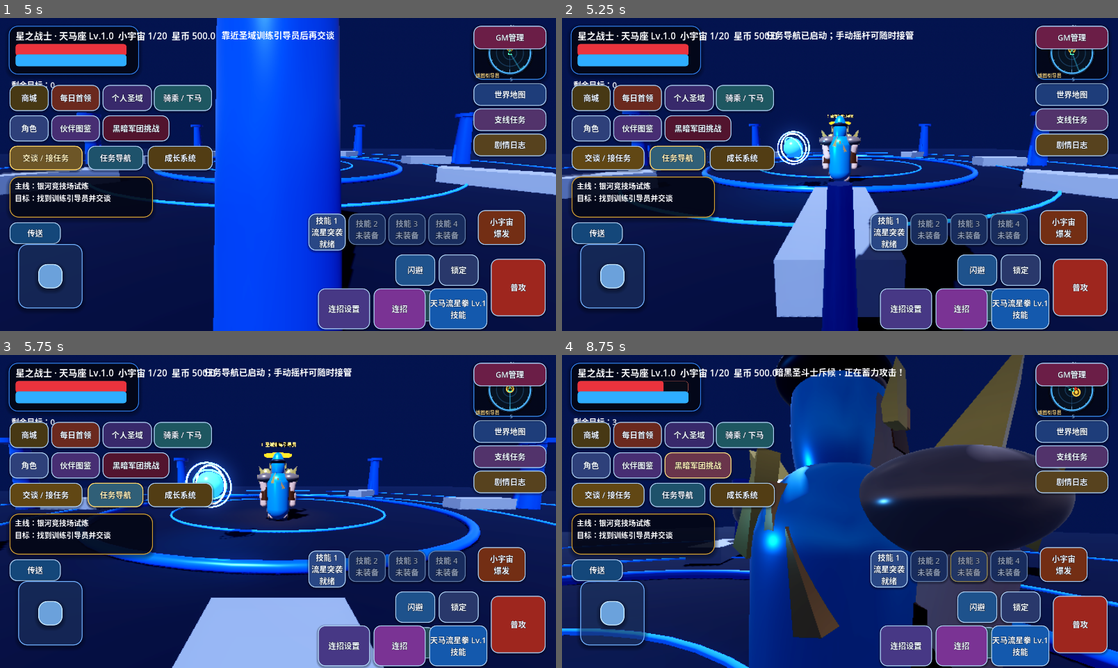
Above: before the commit, frames 1-4 (two rows, left to right).
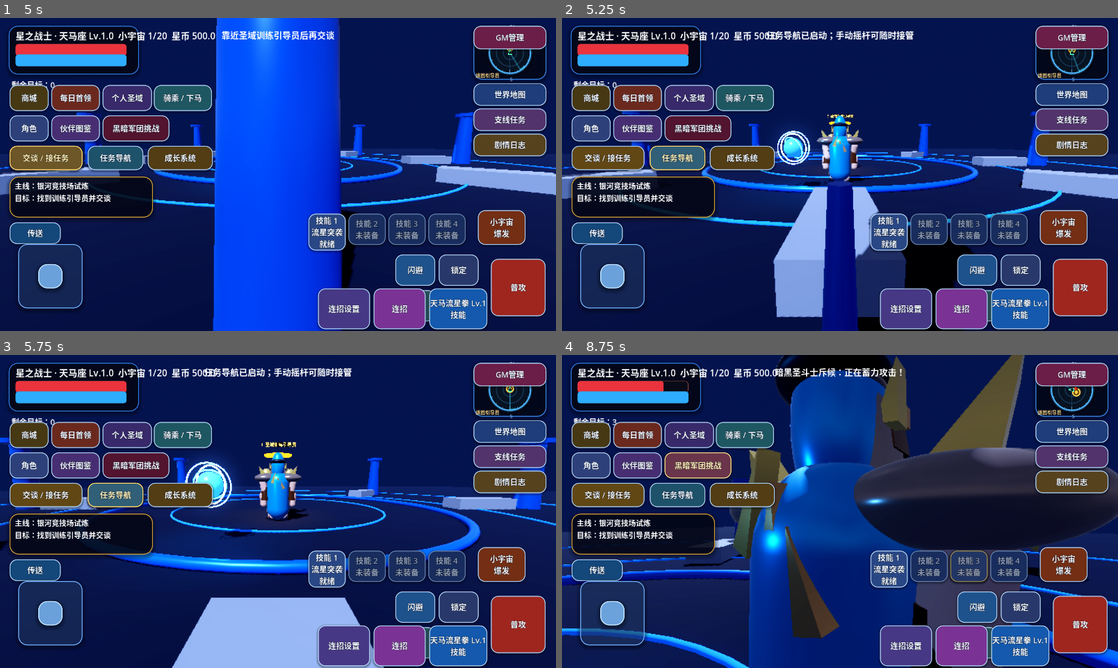
Above: after the commit, the same moments.

Repository: Qazwesrd/Saint-Seiya-Universe-War
Game: Godot game, scene res://scenes/main_menu.tscn
The game is run twice, just before and just after one commit, with the same random seed, the same clock (stepped at 60 frames per second) and the same inputs.
Inputs (mouse positions are in pixels of both pictures, inside the frame that each line leads up to):
- Up to frame 1 (5 s): click "开始新游戏 / 新建存档" at 0.5 s; click "开始新游戏 / 新建存档" at 1.25 s; click "继续游戏 / 存档管理" at 2 s; click "游戏设置" at 2.75 s; click "读取" at 3.5 s; click "交谈 / 接任务" at 4.25 s
- Up to frame 2 (5.25 s): click "任务导航" at 5 s
- Up to frame 3 (5.75 s): no input
- Up to frame 4 (8.75 s): tap Enter (ui_accept) at 5.75, 6.02, 6.32 s; move the mouse to (812, 574) at 5.77 s; hold Up (ui_up) 5.78-6.5 s; click (812, 574) at 5.92 s; drag from (1006, 558) to (812, 574) at 6.52 s; move the mouse to (673, 464) at 7.27 s; hold Left (ui_left) 7.28-8 s; drag from (867, 511) to (673, 464) at 8.02 s

Frame 1 is identical in both runs. In frame 2, less than 0.1% of the frame differs, in the area x 45-56%, y 37-52%; in frame 3, less than 0.1%; in frame 4, 2.4%, in the area x 30-100%, y 28-64%.

Commit message:
Apply five-part armor profiles to player armor geometry

Diff:
--- a/game/scripts/player.gd
+++ b/game/scripts/player.gd
@@ -653,6 +653,12 @@
     armor_visual_wear_profile = ArmorSystem.get_visual_wear_profile(ArmorSystem.get_condition_ratio())
     var stage_id := str(stage_state.get("current_stage", "bronze"))
     var stage_palette: Dictionary = CharacterVisualCatalog.get_stage_palette(stage_id, bool(stage_state.get("awakened", false)))
+    var armor_part_profiles: Dictionary = CharacterVisualCatalog.get_class_armor_part_profiles(class_id, stage_id, bool(stage_state.get("awakened", false)))
+    var head_part_scale: Vector3 = armor_part_profiles.get("head", {}).get("scale", Vector3.ONE)
+    var chest_part_scale: Vector3 = armor_part_profiles.get("chest", {}).get("scale", Vector3.ONE)
+    var arm_part_scale: Vector3 = armor_part_profiles.get("arms", {}).get("scale", Vector3.ONE)
+    var waist_part_scale: Vector3 = armor_part_profiles.get("waist", {}).get("scale", Vector3.ONE)
+    var leg_part_scale: Vector3 = armor_part_profiles.get("legs", {}).get("scale", Vector3.ONE)
     var stage_metal_color: Color = stage_palette.get("metal", armor_base_color)
     var stage_trim_color: Color = stage_palette.get("trim", accent)
     var bright: Color = stage_metal_color.lightened(0.22).lerp(armor_base_color, 0.16)
@@ -707,7 +713,7 @@
 
     # Layered torso plates: chest, abdomen, collar and a raised central crest.
     var chest := BoxMesh.new()
-    chest.size = Vector3(0.72 * silhouette_width * stage_structure, 0.54 * silhouette_height, 0.20)
+    chest.size = Vector3(0.72 * silhouette_width * stage_structure, 0.54 * silhouette_height, 0.20) * chest_part_scale
     _add_armor_piece(chest, Vector3(0.0, 1.28, -0.32), Vector3.ONE, bright, stage_metallic, "chest")
     var abdomen := BoxMesh.new()
     abdomen.size = Vector3(0.56 * silhouette_width, 0.28 * silhouette_height, 0.18)
@@ -765,7 +771,7 @@
     shoulder_mesh.radius = 0.28
     shoulder_mesh.height = 0.42
     var shoulder_scale: Vector3 = relic_visual_profile.get("shoulder_scale", visual_profile.get("shoulder_scale", Vector3.ONE))
-    shoulder_scale = Vector3(shoulder_scale.x * silhouette_width * stage_structure, shoulder_scale.y * silhouette_height, shoulder_scale.z)
+    shoulder_scale = Vector3(shoulder_scale.x * silhouette_width * stage_structure, shoulder_scale.y * silhouette_height, shoulder_scale.z) * arm_part_scale
     _add_armor_piece(shoulder_mesh, Vector3(-0.48 * silhouette_width, 1.55, 0.0), shoulder_scale, bright, stage_metallic, "arms")
     _add_armor_piece(shoulder_mesh, Vector3(0.48 * silhouette_width, 1.55, 0.0), shoulder_scale, bright, stage_metallic, "arms")
     # Shoulder plates now use the class heraldry and armor tier, not one generic spike.
@@ -948,9 +954,9 @@
     var belt_mesh := TorusMesh.new()
     belt_mesh.inner_radius = 0.29
     belt_mesh.outer_radius = 0.36
-    _add_armor_piece(belt_mesh, Vector3(0.0, 0.72, 0.0), Vector3(1.0, 0.65, 1.0), accent, stage_metallic, "waist")
+    _add_armor_piece(belt_mesh, Vector3(0.0, 0.72, 0.0), Vector3(1.0, 0.65, 1.0) * waist_part_scale, accent, stage_metallic, "waist")
     var waist_plate := BoxMesh.new()
-    waist_plate.size = Vector3(0.72 * silhouette_waist * stage_structure, 0.22, 0.16)
+    waist_plate.size = Vector3(0.72 * silhouette_waist * stage_structure, 0.22, 0.16) * waist_part_scale
     _add_armor_piece(waist_plate, Vector3(0.0, 0.61, -0.28), Vector3.ONE, bright, stage_metallic, "waist")
     var skirt_plate := PrismMesh.new()
     skirt_plate.size = Vector3(0.28 * silhouette_waist * stage_structure, 0.42 * silhouette_height, 0.16)
@@ -997,9 +1003,9 @@
             var waist_guard := _add_armor_piece(waist_side_mesh, Vector3(waist_side * 0.43 * silhouette_waist, 0.61, 0.0), Vector3.ONE, dark, stage_metallic, "waist")
             waist_guard.rotation.z = -waist_side * 0.12
     var thigh_mesh := PrismMesh.new()
-    thigh_mesh.size = Vector3(0.25 * silhouette_waist, 0.30 * silhouette_height, 0.17)
+    thigh_mesh.size = Vector3(0.25 * silhouette_waist, 0.30 * silhouette_height, 0.17) * leg_part_scale
     var shin_mesh := BoxMesh.new()
-    shin_mesh.size = Vector3(0.24 * stage_structure, 0.48 * silhouette_height, 0.18)
+    shin_mesh.size = Vector3(0.24 * stage_structure, 0.48 * silhouette_height, 0.18) * leg_part_scale
     for leg_side in [-1.0, 1.0]:
         var thigh_plate := _add_armor_piece(thigh_mesh, Vector3(leg_side * 0.22, 0.54, -0.17), Vector3.ONE, dark, stage_metallic, "legs")
         thigh_plate.rotation.z = -leg_side * 0.08
@@ -1087,9 +1093,9 @@
             crest_gem_mesh.height = 0.10
             _add_armor_piece(crest_gem_mesh, Vector3(0.0, 2.12, -0.16), Vector3.ONE, accent.lightened(0.24), 1.0, "head")
     var helmet_cap := SphereMesh.new()
-    helmet_cap.radius = 0.245
-    helmet_cap.height = 0.20
-    _add_armor_piece(helmet_cap, Vector3(0.0, 2.075, 0.015), Vector3(1.0, 0.62, 0.88), bright, stage_metallic, "head")
+    helmet_cap.radius = 0.245 * head_part_scale.x
+    helmet_cap.height = 0.20 * head_part_scale.y
+    _add_armor_piece(helmet_cap, Vector3(0.0, 2.075, 0.015), Vector3(1.0, 0.62, 0.88) * head_part_scale, bright, stage_metallic, "head")
     var helmet_brow := BoxMesh.new()
     helmet_brow.size = Vector3(0.54 * silhouette_width, 0.11, 0.12)
     _add_armor_piece(helmet_brow, Vector3(0.0, 2.02, -0.225), Vector3.ONE, stage_trim_color, stage_metallic, "head")
